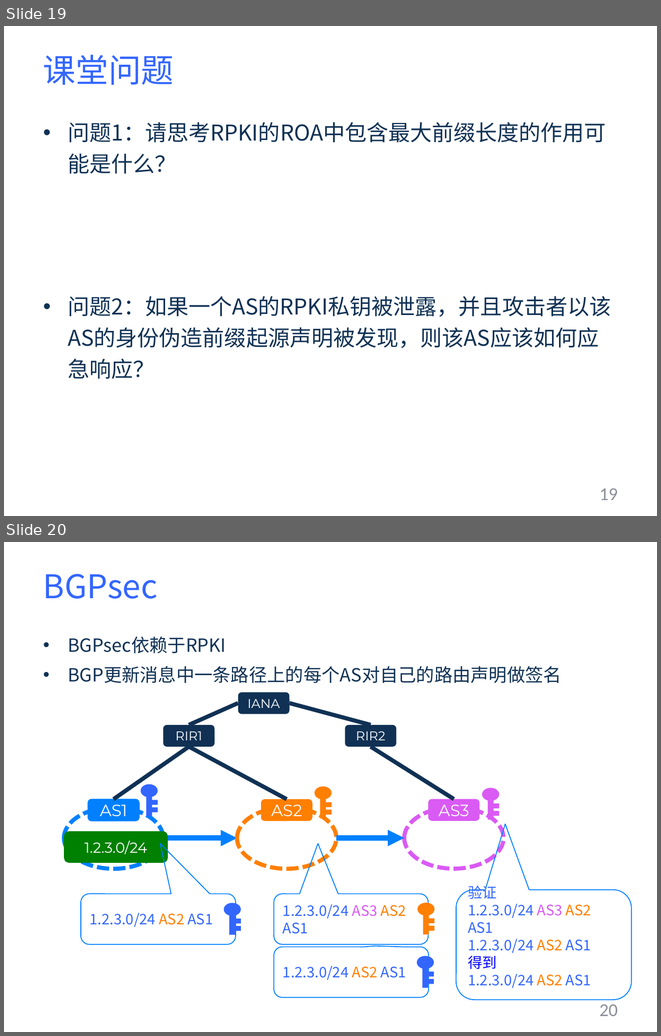
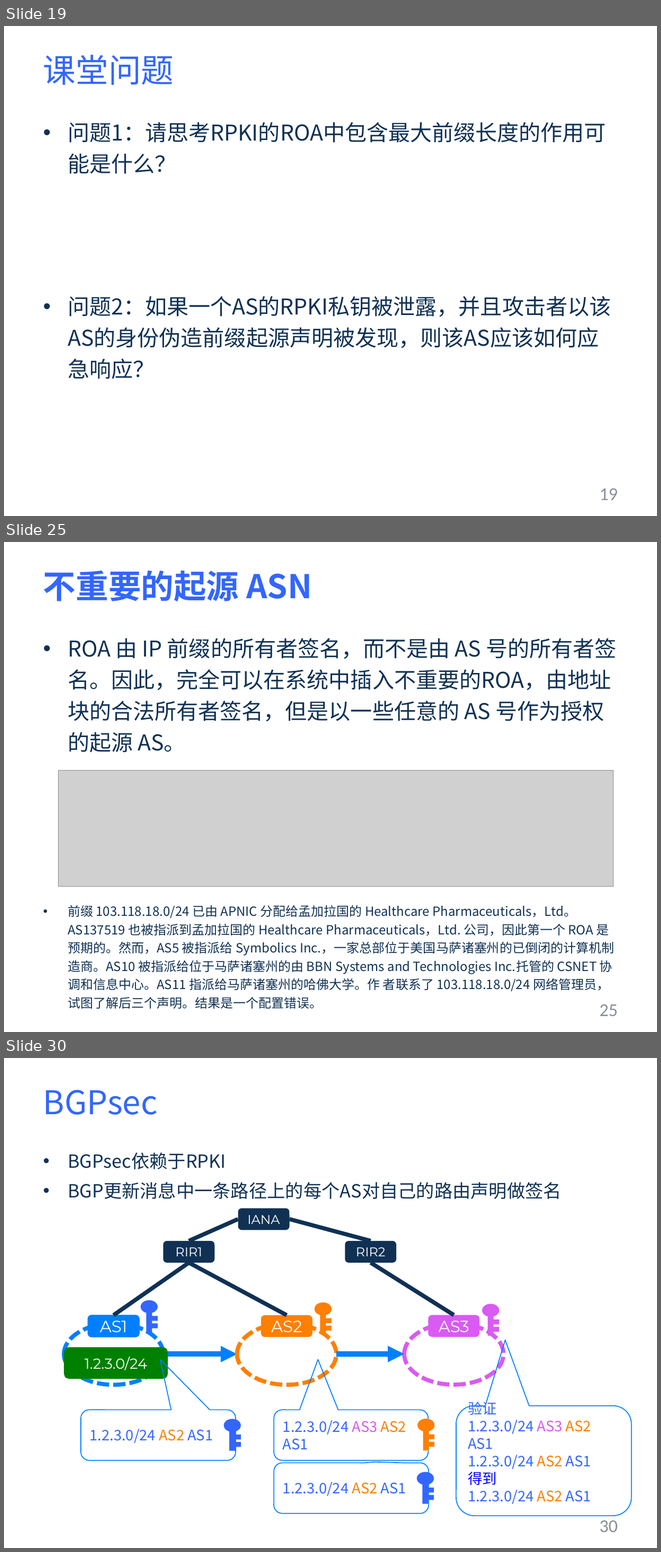
Before and after one commit to YuZhang/Security-Courseware, a slide deck: internet-security/bgp-sec-4.pptx. Shown one above the other, each under a label of ours: slides 19 and 20 before the commit, slides 19, 25 and 30 after it; the slides between them are not shown. The pictures are 661x1036 and 661x1552 pixels, drawn with LibreOffice and Linux fonts; fonts in the diff are those of the drawing; grey boxes stand for pictures. Boxes give left, top, right and bottom in pixels: in the first picture for what was removed or moved away, otherwise in the second. Text is boxed around its words. In the diff, an @@ line names an element or a change of style, - is before the commit and + after.

```diff
--- a/internet-security/bgp-sec-4.pptx
+++ b/internet-security/bgp-sec-4.pptx
@@ slide 25 added at <box>4,542,657,1032</box>, background #FFFFFF @@
@@ title added at <box>43,570,312,601</box>, 36 pt, text #3366FF, bold @@
+不重要的起源 ASN
@@ text added at <box>68,638,617,1008</box>, 14 pt, text #103154 @@
+• ROA 由 IP 前缀的所有者签名，而不是由 AS 号的所有者签名。因此，完全可以在系统中插入不重要的ROA，由地址块的合法所有者签名，但是以一些任意的 AS 号作为授权 的起源 AS。
+• 前缀 103.118.18.0/24 已由 APNIC 分配给孟加拉国的 Healthcare Pharmaceuticals，Ltd。AS137519 也被指派到孟加拉国的 Healthcare Pharmaceuticals，Ltd. 公司，因此第一个 ROA 是预期的。然而，AS5 被指派给 Symbolics Inc.，一家总部位于美国马萨诸塞州的已倒闭的计算机制造商。AS10 被指派给位于马萨诸塞州的由 BBN Systems and Technologies Inc.托管的 CSNET 协调和信息中心。AS11 指派给马萨诸塞州的哈佛大学。作 者联系了 103.118.18.0/24 网络管理员，试图了解后三个声明。结果是一个配置错误。
@@ picture added at <box>58,770,613,886</box> @@
@@ page number added at <box>599,1004,618,1016</box>, 20 pt, text #8C9099 @@
+25
@@ what was slide 20 is now slide 30 @@
@@ page number at <box>599,1520,618,1532</box>: text changed @@
-20
+30
```
Also in this commit, not shown: 1 slide changed, 10 other slides added, 1 slide removed, 2 other files.
